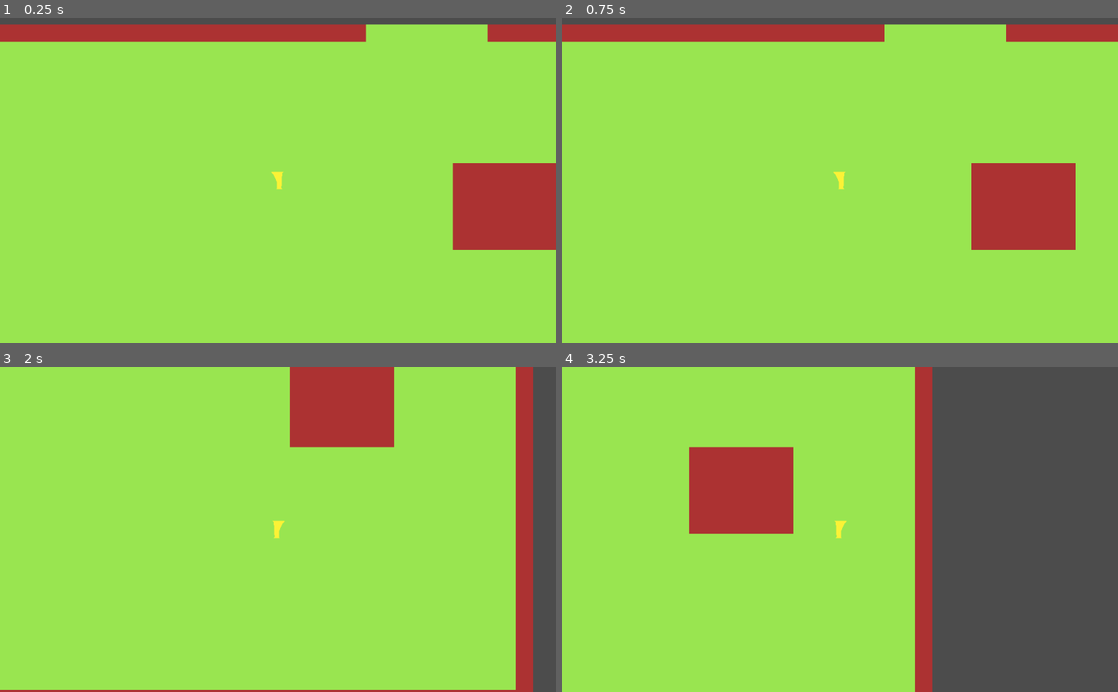
Above: before the commit, frames 1-4 (two rows, left to right).
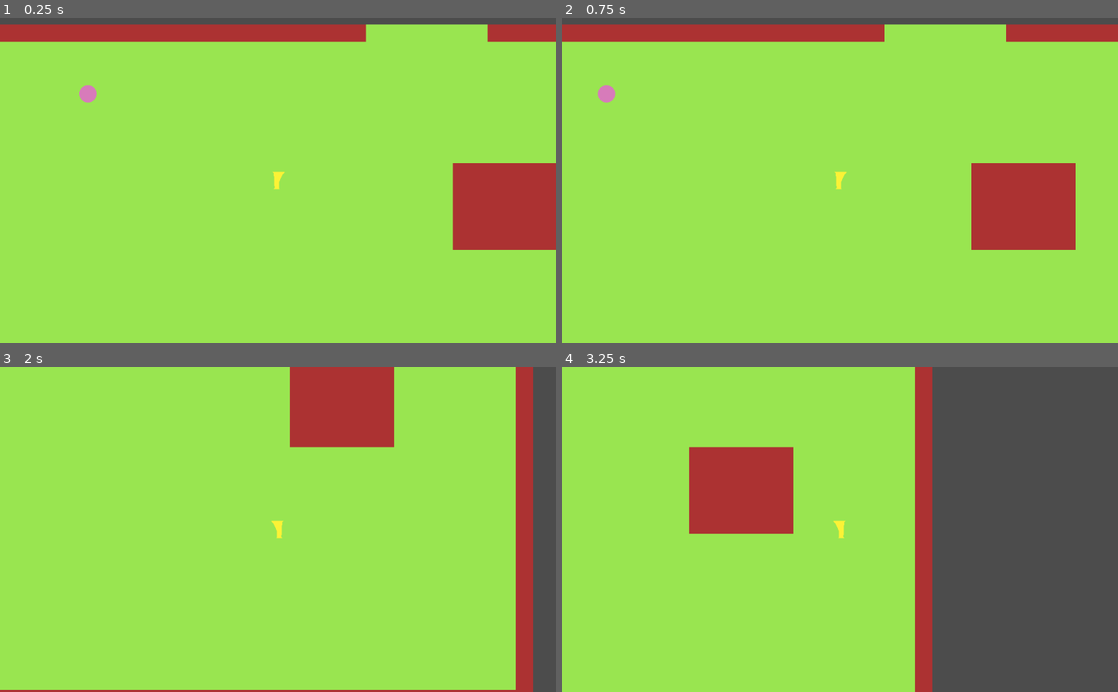
Above: after the commit, the same moments.

Repository: pablohildo/ggjj
Game: Godot game, scene res://Game.tscn
Same seed, same stepped clock (60 frames per second), same inputs: the game is played once before the commit and once after it.
Inputs:
- Up to frame 1 (0.25 s): no input
- Up to frame 2 (0.75 s): tap Enter at 0.5 s; hold Right (ui_right) from 0.53 s (still down)
- Up to frame 3 (2 s): release Right (ui_right) at 1.28 s; hold Down (ui_down) from 1.28 s (still down)
- Up to frame 4 (3.25 s): release Down (ui_down) at 2.03 s; hold Right (ui_right) 2.03-2.78 s; hold Up (ui_up) from 2.78 s (still down)

The runs differ from the first frame. In frame 1, 0.2% of the frame differs, in the area x 14-52%, y 20-53%; in frame 2, 0.2%, in the area x 6-52%, y 20-53%; in frame 3, less than 0.1%; in frame 4, less than 0.1%.

Commit message:
fix errors

Diff:
--- a/Actors/Player.tscn
+++ b/Actors/Player.tscn
@@ -1,13 +1,12 @@
 [gd_scene load_steps=6 format=2]
 
 [ext_resource path="res://Actors/Player.gd" type="Script" id=1]
-[ext_resource path="res://assets/yellow-reverse.png" type="Texture" id=2]
-[ext_resource path="res://assets/yellow.png" type="Texture" id=3]
-
+[ext_resource path="res://Assets/yellow-reverse.png" type="Texture" id=2]
+[ext_resource path="res://Assets/yellow.png" type="Texture" id=3]
 
 [sub_resource type="SpriteFrames" id=1]
 animations = [ {
-"frames": [ ExtResource( 2 ), ExtResource( 3 ) ],
+"frames": [ ExtResource( 3 ), ExtResource( 2 ) ],
 "loop": true,
 "name": "default",
 "speed": 5.0
--- a/Game.tscn
+++ b/Game.tscn
@@ -1,8 +1,9 @@
-[gd_scene load_steps=4 format=2]
+[gd_scene load_steps=5 format=2]
 
 [ext_resource path="res://Map.tscn" type="PackedScene" id=1]
 [ext_resource path="res://Actors/Player.tscn" type="PackedScene" id=2]
 [ext_resource path="res://Npc2.gd" type="Script" id=3]
+[ext_resource path="res://npc.tscn" type="PackedScene" id=4]
 
 [node name="Node" type="Node"]
 
@@ -17,3 +18,5 @@
 [node name="Character1" type="Node2D" parent="."]
 position = Vector2( 20, 40 )
 script = ExtResource( 3 )
+
+[node name="StaticBody2D" parent="." instance=ExtResource( 4 )]
--- a/Map.tscn
+++ b/Map.tscn
@@ -1,15 +1,28 @@
-[gd_scene load_steps=6 format=2]
+[gd_scene load_steps=7 format=2]
 
-[ext_resource path="res://assets/green.png" type="Texture" id=1]
-[ext_resource path="res://assets/blue.png" type="Texture" id=2]
-[ext_resource path="res://assets/red.png" type="Texture" id=3]
+[ext_resource path="res://Assets/blue.png" type="Texture" id=1]
+[ext_resource path="res://Assets/red.png" type="Texture" id=2]
+[ext_resource path="res://Assets/green.png" type="Texture" id=3]
 
 [sub_resource type="ConvexPolygonShape2D" id=2]
 points = PoolVector2Array( 0, 0, 32, 0, 32, 32, 0, 32 )
 
+[sub_resource type="ConvexPolygonShape2D" id=3]
+points = PoolVector2Array( 0, 0, 32, 0, 32, 32, 0, 32 )
+
 [sub_resource type="TileSet" id=1]
+0/name = "blue.png 0"
+0/texture = ExtResource( 1 )
+0/tex_offset = Vector2( 0, 0 )
+0/modulate = Color( 1, 1, 1, 1 )
+0/region = Rect2( 0, 0, 32, 32 )
+0/tile_mode = 0
+0/occluder_offset = Vector2( 0, 0 )
+0/navigation_offset = Vector2( 0, 0 )
+0/shapes = [  ]
+0/z_index = 0
 1/name = "green.png 1"
-1/texture = ExtResource( 1 )
+1/texture = ExtResource( 3 )
 1/tex_offset = Vector2( 0, 0 )
 1/modulate = Color( 1, 1, 1, 1 )
 1/region = Rect2( 0, 0, 32, 32 )
@@ -18,7 +31,7 @@
 1/navigation_offset = Vector2( 0, 0 )
 1/shapes = [  ]
 1/z_index = 0
-2/name = "blue.png 2"
+2/name = "red.png 2"
 2/texture = ExtResource( 2 )
 2/tex_offset = Vector2( 0, 0 )
 2/modulate = Color( 1, 1, 1, 1 )
@@ -26,10 +39,16 @@
 2/tile_mode = 0
 2/occluder_offset = Vector2( 0, 0 )
 2/navigation_offset = Vector2( 0, 0 )
-2/shapes = [  ]
+2/shapes = [ {
+"autotile_coord": Vector2( 0, 0 ),
+"one_way": false,
+"one_way_margin": 1.0,
+"shape": SubResource( 2 ),
+"shape_transform": Transform2D( 1, 0, 0, 1, 0, 0 )
+} ]
 2/z_index = 0
 3/name = "red.png 3"
-3/texture = ExtResource( 3 )
+3/texture = ExtResource( 2 )
 3/tex_offset = Vector2( 0, 0 )
 3/modulate = Color( 1, 1, 1, 1 )
 3/region = Rect2( 0, 0, 32, 32 )
@@ -40,7 +59,7 @@
 "autotile_coord": Vector2( 0, 0 ),
 "one_way": false,
 "one_way_margin": 1.0,
-"shape": SubResource( 2 ),
+"shape": SubResource( 3 ),
 "shape_transform": Transform2D( 1, 0, 0, 1, 0, 0 )
 } ]
 3/z_index = 0
--- a/npc.tscn
+++ b/npc.tscn
@@ -1,7 +1,7 @@
 [gd_scene load_steps=4 format=2]
 
 [ext_resource path="res://npc.gd" type="Script" id=1]
-[ext_resource path="res://assets/npc.png" type="Texture" id=2]
+[ext_resource path="res://Assets/npc.png" type="Texture" id=2]
 
 [sub_resource type="RectangleShape2D" id=1]
 extents = Vector2( 20, 20 )
